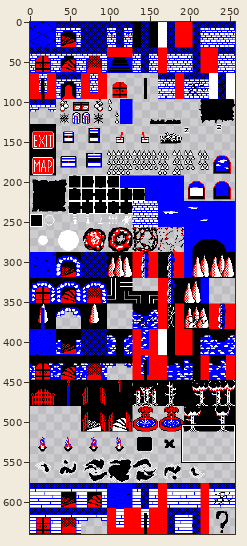
File history of a sprite sheet, resources/sprites/dungeon.png. The first picture is a wide view before the edit; the outline marks the close-up.
Close-up. Before:
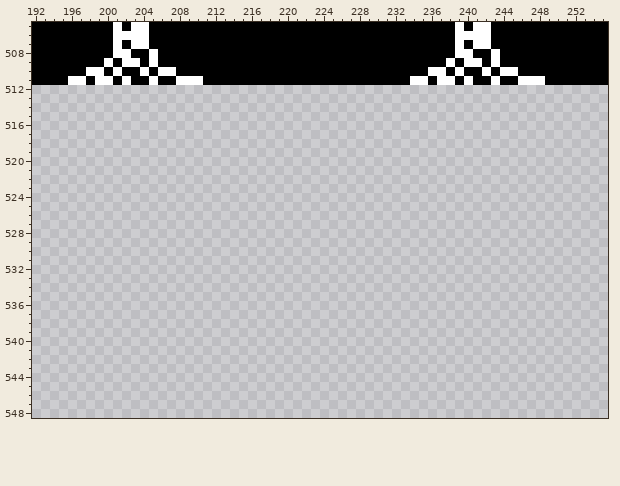
The file is 256x640 pixels. Pixels under 10% opacity are left out. Colours within 5 levels of each other are drawn and written as one. Shown: x 192..255, y 505..548.
And afterwards:
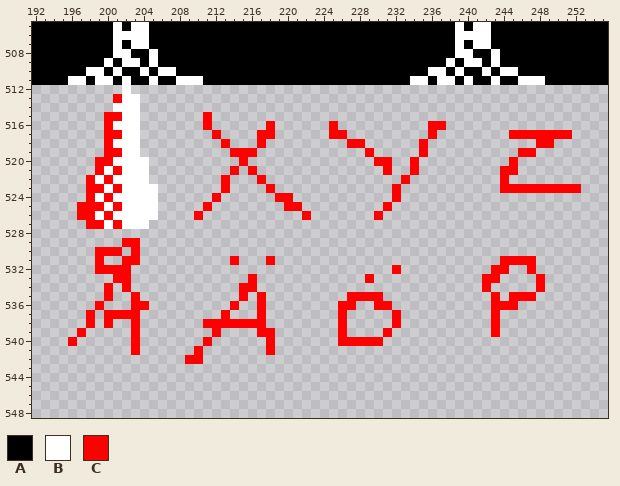
Palette (. is transparent): A #000000  B #ffffff  C #ff0000
What changed:
y 512: x 202 . -> B
y 513: x 201..203 ... -> CBB
y 514: x 201..203 ... -> BBB
y 515: x 200..203 .... -> CCBB; x 211 . -> C
y 516: x 200..203 .... -> CBBB; x 211 . -> C; x 218 . -> C; x 225 . -> C; x 236..237 .. -> CC
y 517: x 200..203 .... -> CCBB; x 212 . -> C; x 217..218 .. -> CC; x 225..226 .. -> CC; x 236 . -> C; x 245..251 ....... -> CCCCCCC
y 518: x 200..203 .... -> CBBB; x 213 . -> C; x 217 . -> C; x 227..228 .. -> CC; x 235 . -> C; x 248..249 .. -> CC
y 519: x 200..203 .... -> CCBB; x 214..216 ... -> CCC; x 229 . -> C; x 235 . -> C; x 246..247 .. -> CC
y 520: x 199..204 ...... -> CCBBBB; x 215 . -> C; x 230..231 .. -> CC; x 234 . -> C; x 245 . -> C
y 521: x 199..204 ...... -> CBCBBB; x 214 . -> C; x 216 . -> C; x 231 . -> C; x 234 . -> C; x 244..245 .. -> CC
y 522: x 198..204 ....... -> CBCBBBB; x 213 . -> C; x 217 . -> C; x 233 . -> C; x 244 . -> C
y 523: x 198..205 ........ -> CCBCBBBB; x 213 . -> C; x 218 . -> C; x 232 . -> C; x 244..252 ......... -> CCCCCCCCC
y 524: x 198..205 ........ -> CBCBBBBB; x 212 . -> C; x 219..220 .. -> CC; x 232 . -> C
y 525: x 197..205 ......... -> CCCBCBBBB; x 211 . -> C; x 220..221 .. -> CC; x 231 . -> C
y 526: x 197..205 ......... -> CCBCBBBBB; x 210 . -> C; x 222 . -> C; x 230 . -> C
y 527: x 198..204 ....... -> CCBCBBB
y 529: x 202..203 .. -> CC
y 530: x 199..201 ... -> CCC; x 203 . -> C
y 531: x 199 . -> C; x 202..203 .. -> CC; x 214 . -> C; x 218 . -> C; x 244..247 .... -> CCCC
y 532: x 199..202 .... -> CCCC; x 232 . -> C; x 243..244 .. -> CC; x 247 . -> C
y 533: x 201..202 .. -> CC; x 216 . -> C; x 229 . -> C; x 242..243 .. -> CC; x 248 . -> C
y 534: x 200 . -> C; x 202 . -> C; x 215..216 .. -> CC; x 242 . -> C; x 248 . -> C
y 535: x 200 . -> C; x 203 . -> C; x 215 . -> C; x 217 . -> C; x 227..230 .... -> CCCC; x 243 . -> C; x 245..247 ... -> CCC
y 536: x 199 . -> C; x 203..204 .. -> CC; x 214 . -> C; x 217 . -> C; x 226..227 .. -> CC; x 230..231 .. -> CC; x 243..245 ... -> CCC
y 537: x 198 . -> C; x 200..203 .... -> CCCC; x 213 . -> C; x 217 . -> C; x 226 . -> C; x 232 . -> C; x 243 . -> C
y 538: x 198 . -> C; x 200 . -> C; x 203 . -> C; x 211..217 ....... -> CCCCCCC; x 226 . -> C; x 232 . -> C; x 243 . -> C
y 539: x 197 . -> C; x 203 . -> C; x 212 . -> C; x 217..218 .. -> CC; x 226 . -> C; x 231 . -> C; x 243 . -> C
y 540: x 196 . -> C; x 203 . -> C; x 211 . -> C; x 218 . -> C; x 226..230 ..... -> CCCCC
y 541: x 203 . -> C; x 210 . -> C; x 218 . -> C
y 542: x 209..210 .. -> CC
